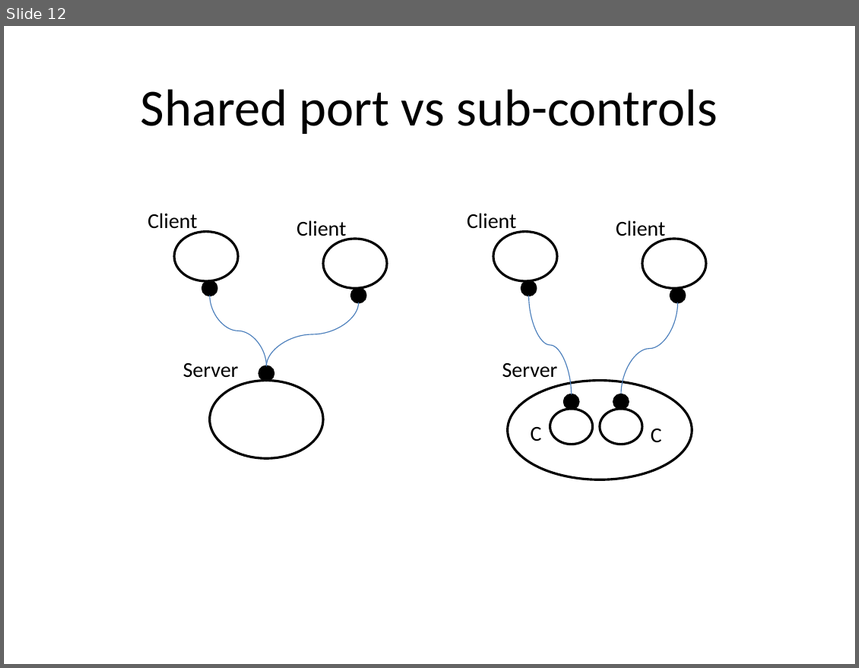
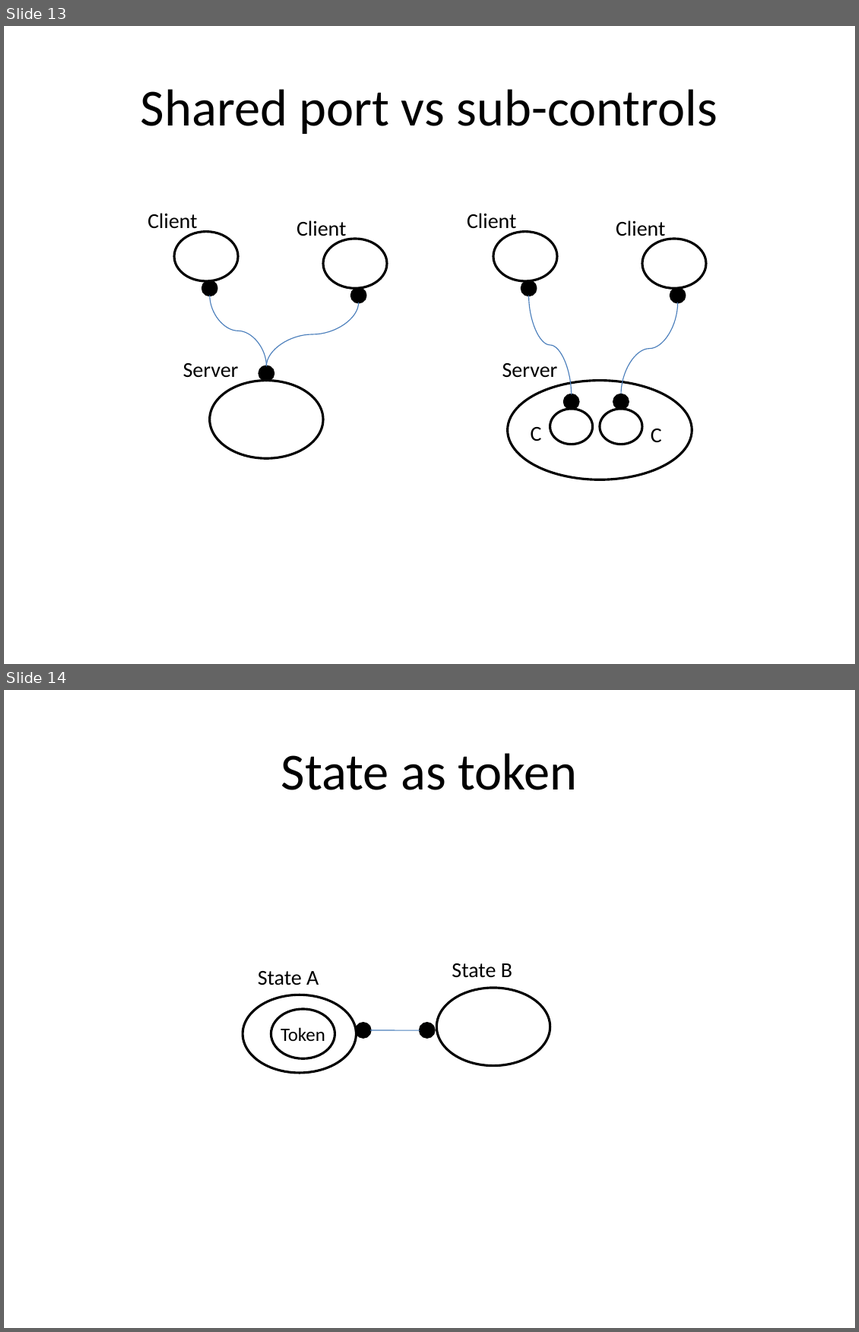
Before and after one commit to cgreenhalgh/bigraphspace, a slide deck: bigraphspace/docs/images/Cookbook_diagrams.pptx. Shown one above the other, each under a label of ours: slide 12 before the commit, slides 13 and 14 after it. The pictures are 859x668 and 859x1332 pixels, drawn with LibreOffice and Linux fonts; fonts in the diff are those of the drawing. Boxes give left, top, right and bottom in pixels: in the first picture for what was removed or moved away, otherwise in the second. Text is boxed around its words. In the diff, an @@ line names an element or a change of style, - is before the commit and + after.

Commit message:
added sections on state and topology to cookbook

```diff
--- a/bigraphspace/docs/images/Cookbook_diagrams.pptx
+++ b/bigraphspace/docs/images/Cookbook_diagrams.pptx
@@ slide 14 added at (x1=4, y1=690, x2=855, y2=1328), background #FFFFFF @@
@@ title added at (x1=281, y1=753, x2=577, y2=790), 44 pt, text #000000 @@
+State as token
@@ text added at (x1=258, y1=971, x2=319, y2=986), 18 pt, text #000000 @@
+State A
@@ text added at (x1=452, y1=964, x2=512, y2=978), 18 pt, text #000000 @@
+State B
@@ ellipse added at (x1=243, y1=995, x2=356, y2=1073), fill #FFFFFF, outline #000000 2 pt @@
@@ ellipse added at (x1=436, y1=988, x2=550, y2=1066), fill #FFFFFF, outline #000000 2 pt @@
@@ ellipse added at (x1=272, y1=1009, x2=335, y2=1059), fill #FFFFFF, outline #000000 2 pt, 16 pt, text #000000 @@
+Token
@@ ellipse added at (x1=357, y1=1024, x2=371, y2=1038), fill #000000, outline #000000 2 pt @@
@@ curved line added from (420, 1030) to (370, 1030), #4B7EBC 0.75 pt @@
@@ ellipse added at (x1=420, y1=1024, x2=435, y2=1038), fill #000000, outline #000000 2 pt @@
@@ what was slide 12 is now slide 13 @@
```
Also in this commit, not shown: 1 slide changed, 5 other slides added, 9 other files.
